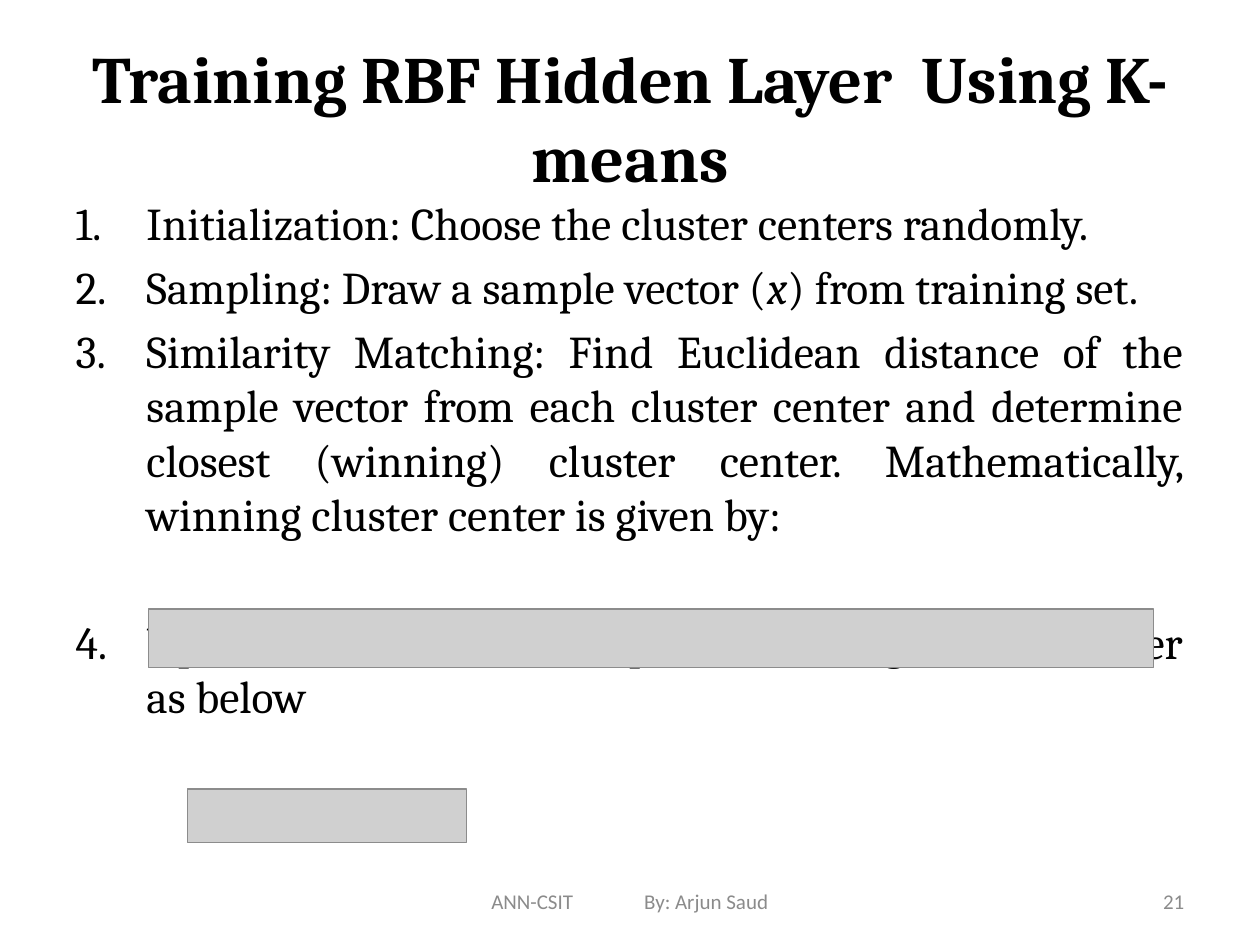
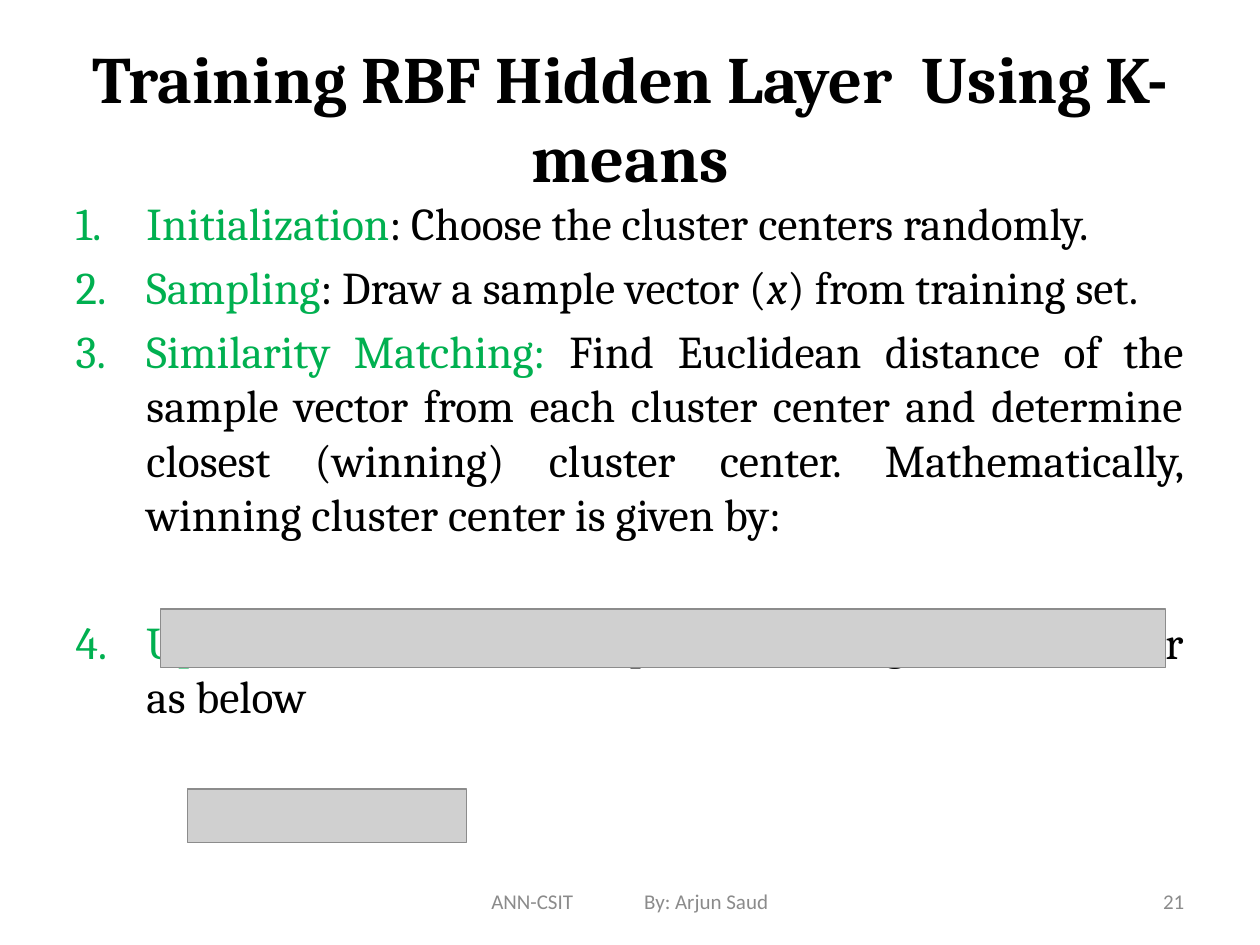
Before and after one commit to Yujan3333/Master-in-Computer-Science-and-Information-Technology, a slide deck: slide 21 of Main/Study/First Sem/Subjects/Neural Network (NN)/Sir Slides/Unit -4 RBFNN.pptx. Drawn at 1260x945 pixels with LibreOffice and Linux fonts; fonts in the diff are those of the drawing; grey boxes stand for pictures. Boxes give left, top, right and bottom in pixels: in the first picture for what was removed or moved away, otherwise in the second. Text is boxed around its words. In the diff, an @@ line names an element or a change of style, - is before the commit and + after.

```diff
--- a/Main/Study/First Sem/Subjects/Neural Network (NN)/Sir Slides/Unit -4 RBFNN.pptx
+++ b/Main/Study/First Sem/Subjects/Neural Network (NN)/Sir Slides/Unit -4 RBFNN.pptx
@@ text "Initialization: Choose the cluster centers ..." at bbox=[146, 208, 1184, 714]: text colour #000000 to #00B050 in "Initialization:", "Sampling:", "Similarity Matching:", "Update Cluster Center:" @@
@@ picture: place and size @@
-picture at bbox=[149, 609, 1154, 668]
+picture at bbox=[160, 609, 1166, 668]
```
Also in this commit, not shown: 31 other slides changed, 23 other files.
